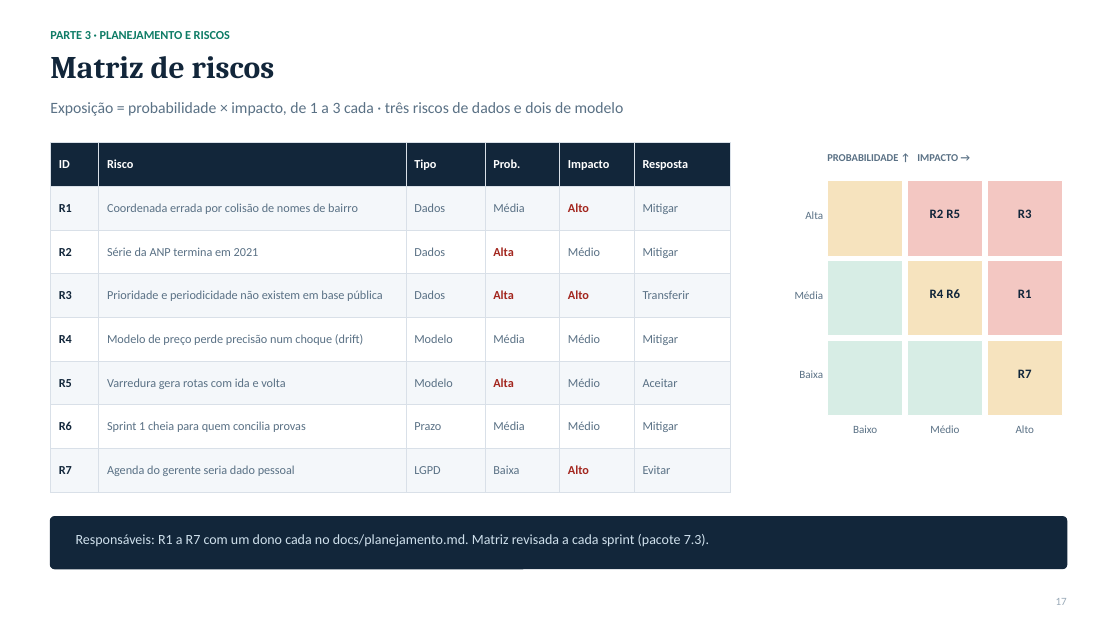
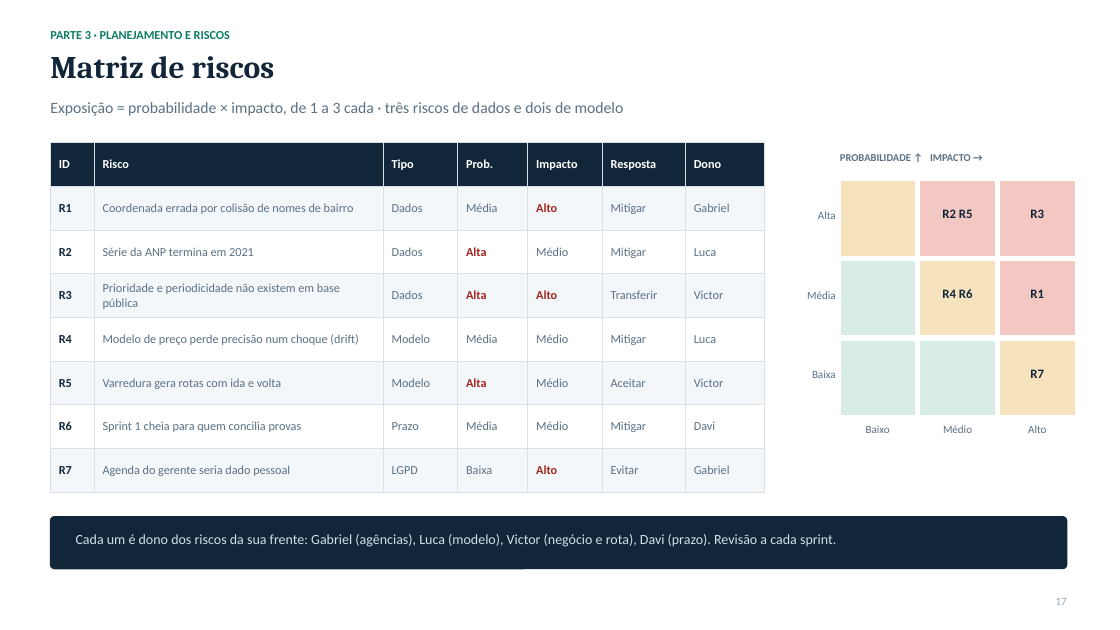
Before and after one commit to davi-cassiano/Projeto-Varela, a slide deck: slide 17 of docs/apresentacao-checkpoint-4-6.pptx. Drawn at 1120x630 pixels with LibreOffice and Linux fonts; fonts in the diff are those of the drawing. Boxes give left, top, right and bottom in pixels: in the first picture for what was removed or moved away, otherwise in the second. Text is boxed around its words. In the diff, an @@ line names an element or a change of style, - is before the commit and + after.

```diff
--- a/docs/apresentacao-checkpoint-4-6.pptx
+++ b/docs/apresentacao-checkpoint-4-6.pptx
@@ table at box(50, 143, 765, 480) @@
+column 7: Dono | Gabriel | Luca | Victor | Luca | Victor | Davi | Gabriel
@@ table: place and size @@
-table at box(50, 143, 731, 480)
+table at box(50, 143, 765, 480)
@@ 5 texts, 3 rectangles: place and size @@
-5 texts, 3 rectangles at box(795, 154, 958, 433)
+5 texts, 3 rectangles at box(807, 154, 971, 433)
@@ 7 texts, 6 rectangles: place and size @@
-7 texts, 6 rectangles at box(907, 181, 1063, 433)
+7 texts, 6 rectangles at box(920, 181, 1075, 433)
@@ text at box(76, 534, 836, 547): text changed @@
-Responsáveis: R1 a R7 com um dono cada no docs/planejamento.md. Matriz revisada a cada sprint (pacote 7.3).
+Cada um é dono dos riscos da sua frente: Gabriel (agências), Luca (modelo), Victor (negócio e rota), Davi (prazo). Revisão a cada sprint.
```
Also in this commit, not shown: 1 other slide changed, 1 other file.
